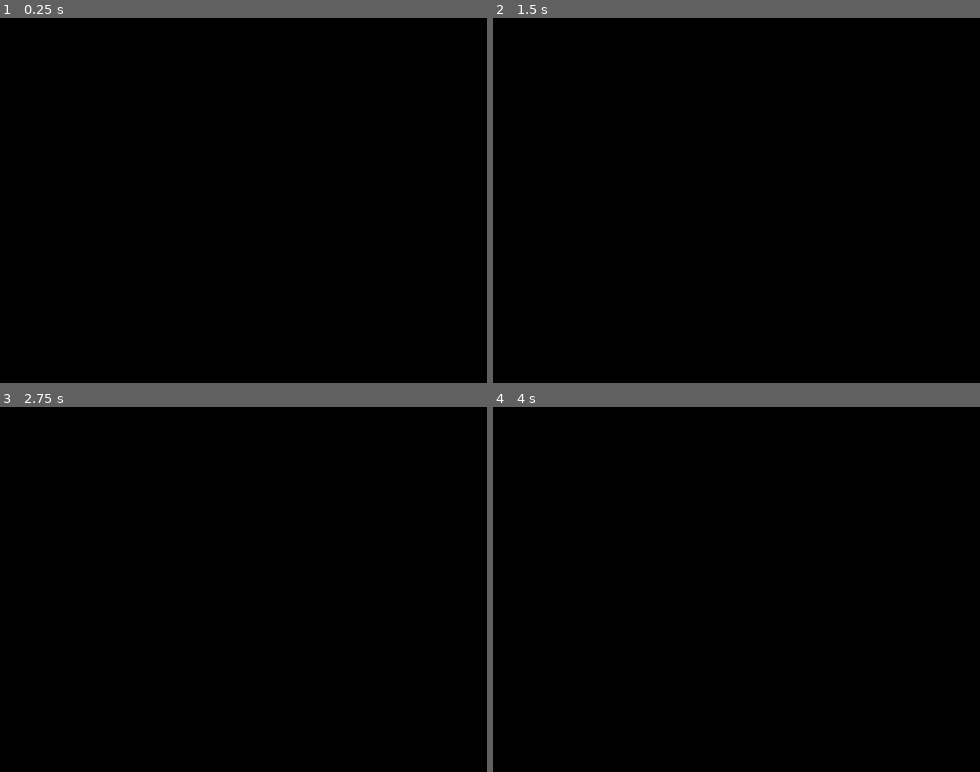
Above: before the commit, frames 1-4 (two rows, left to right).
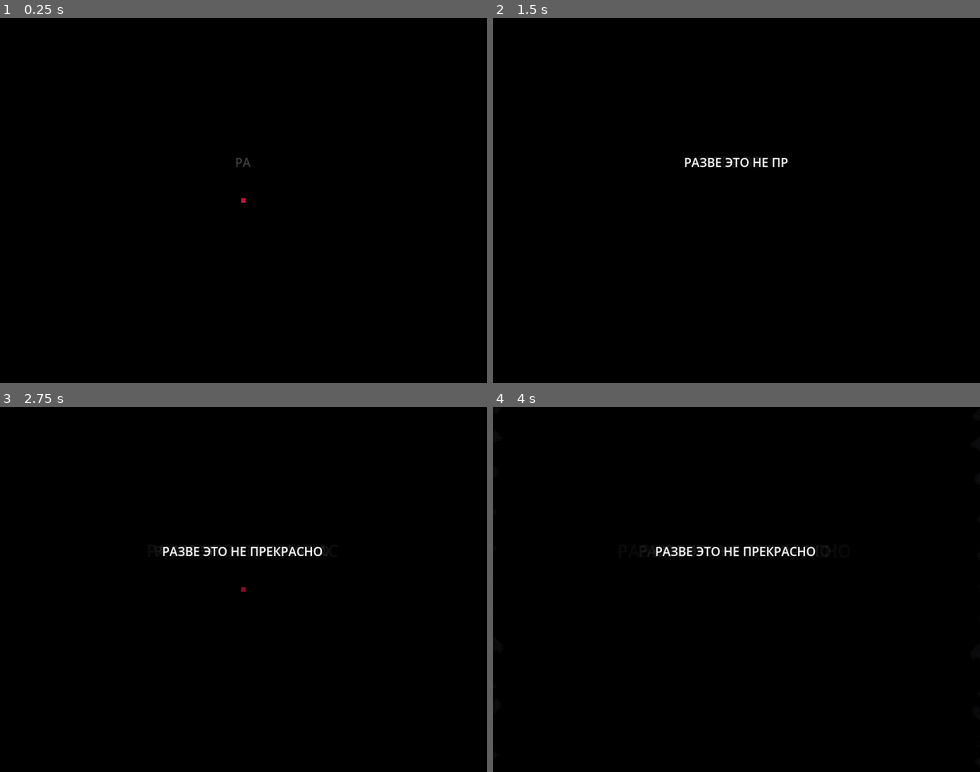
Above: after the commit, the same moments.

Repository: KaratiNOZ/GODOT-Prikol
Game: Godot game, scene res://scenes/demo/start.tscn
Same seed, same stepped clock (60 frames per second), same inputs: the game is played once before the commit and once after it. This scene is started directly instead of the project's main scene.
Inputs (mouse positions are in pixels of both pictures, inside the frame that each line leads up to):
- Up to frame 1 (0.25 s): no input
- Up to frame 2 (1.5 s): tap Enter at 0.5 s; move the mouse to (843, 182) at 0.52 s; hold Right (ui_right) 0.53-1.28 s; hold A (A, bound only after the commit) 0.53-1.28 s; click (843, 182) at 0.67 s; tap Space at 0.77 s; tap D (D, bound only after the commit) at 0.8, 1.35 s; move the mouse to (639, 218) at 1.27 s; hold Down (ui_down) from 1.28 s (still down)
- Up to frame 3 (2.75 s): tap Space at 1.52 s; tap F (F, bound only after the commit) at 1.55 s; move the mouse to (292, 509) at 2.02 s; release Down (ui_down) at 2.03 s; hold Right (ui_right) from 2.03 s (still down); hold F (F, bound only after the commit) from 2.03 s (still down); tap S (S, bound only after the commit) at 2.3 s
- Up to frame 4 (4 s): tap Space at 2.75, 3.02, 3.77 s; move the mouse to (712, 662) at 2.77 s; release Right (ui_right) at 2.78 s; release F (F, bound only after the commit) at 2.78 s; hold Up (ui_up) 2.78-3.53 s; tap S (S, bound only after the commit) at 2.85 s; click (712, 662) at 2.92 s; tap W (W, bound only after the commit) at 3.05 s; move the mouse to (882, 644) at 3.52 s; hold Left (ui_left) from 3.53 s (still down); hold W (W, bound only after the commit) from 3.53 s (still down); tap Z (Z, bound only after the commit) at 3.8 s

The runs differ from the first frame. In frame 1, less than 0.1% of the frame differs, in the area x 48-52%, y 38-51%; in frame 2, 0.3%; in frame 3, 0.5%, in the area x 32-68%, y 38-51%; in frame 4, 0.5%.

Commit message:
Ещё чуть чуть для старта демо

Diff:
--- a/project.godot
+++ b/project.godot
@@ -31,6 +31,59 @@
 window/size/extend_to_title=true
 window/stretch/mode="viewport"
 
+[input]
+
+arrow_left={
+"deadzone": 0.2,
+"events": [Object(InputEventKey,"resource_local_to_scene":false,"resource_name":"","device":-1,"window_id":0,"alt_pressed":false,"shift_pressed":false,"ctrl_pressed":false,"meta_pressed":false,"pressed":false,"keycode":0,"physical_keycode":4194319,"key_label":0,"unicode":0,"location":0,"echo":false,"script":null)
+]
+}
+arrow_right={
+"deadzone": 0.2,
+"events": [Object(InputEventKey,"resource_local_to_scene":false,"resource_name":"","device":-1,"window_id":0,"alt_pressed":false,"shift_pressed":false,"ctrl_pressed":false,"meta_pressed":false,"pressed":false,"keycode":0,"physical_keycode":4194321,"key_label":0,"unicode":0,"location":0,"echo":false,"script":null)
+]
+}
+arrow_up={
+"deadzone": 0.2,
+"events": [Object(InputEventKey,"resource_local_to_scene":false,"resource_name":"","device":-1,"window_id":0,"alt_pressed":false,"shift_pressed":false,"ctrl_pressed":false,"meta_pressed":false,"pressed":false,"keycode":0,"physical_keycode":4194320,"key_label":0,"unicode":0,"location":0,"echo":false,"script":null)
+]
+}
+arrow_down={
+"deadzone": 0.2,
+"events": [Object(InputEventKey,"resource_local_to_scene":false,"resource_name":"","device":-1,"window_id":0,"alt_pressed":false,"shift_pressed":false,"ctrl_pressed":false,"meta_pressed":false,"pressed":false,"keycode":0,"physical_keycode":4194322,"key_label":0,"unicode":0,"location":0,"echo":false,"script":null)
+]
+}
+Z={
+"deadzone": 0.2,
+"events": [Object(InputEventKey,"resource_local_to_scene":false,"resource_name":"","device":-1,"window_id":0,"alt_pressed":false,"shift_pressed":false,"ctrl_pressed":false,"meta_pressed":false,"pressed":false,"keycode":0,"physical_keycode":90,"key_label":0,"unicode":122,"location":0,"echo":false,"script":null)
+]
+}
+W={
+"deadzone": 0.2,
+"events": [Object(InputEventKey,"resource_local_to_scene":false,"resource_name":"","device":-1,"window_id":0,"alt_pressed":false,"shift_pressed":false,"ctrl_pressed":false,"meta_pressed":false,"pressed":false,"keycode":0,"physical_keycode":87,"key_label":0,"unicode":119,"location":0,"echo":false,"script":null)
+]
+}
+A={
+"deadzone": 0.2,
+"events": [Object(InputEventKey,"resource_local_to_scene":false,"resource_name":"","device":-1,"window_id":0,"alt_pressed":false,"shift_pressed":false,"ctrl_pressed":false,"meta_pressed":false,"pressed":false,"keycode":0,"physical_keycode":65,"key_label":0,"unicode":97,"location":0,"echo":false,"script":null)
+]
+}
+D={
+"deadzone": 0.2,
+"events": [Object(InputEventKey,"resource_local_to_scene":false,"resource_name":"","device":-1,"window_id":0,"alt_pressed":false,"shift_pressed":false,"ctrl_pressed":false,"meta_pressed":false,"pressed":false,"keycode":0,"physical_keycode":68,"key_label":0,"unicode":100,"location":0,"echo":false,"script":null)
+]
+}
+S={
+"deadzone": 0.2,
+"events": [Object(InputEventKey,"resource_local_to_scene":false,"resource_name":"","device":-1,"window_id":0,"alt_pressed":false,"shift_pressed":false,"ctrl_pressed":false,"meta_pressed":false,"pressed":false,"keycode":0,"physical_keycode":83,"key_label":0,"unicode":115,"location":0,"echo":false,"script":null)
+]
+}
+F={
+"deadzone": 0.2,
+"events": [Object(InputEventKey,"resource_local_to_scene":false,"resource_name":"","device":-1,"window_id":0,"alt_pressed":false,"shift_pressed":false,"ctrl_pressed":false,"meta_pressed":false,"pressed":false,"keycode":0,"physical_keycode":70,"key_label":0,"unicode":102,"location":0,"echo":false,"script":null)
+]
+}
+
 [layer_names]
 
 2d_physics/layer_6="Dialog"
--- a/scenes/demo/start.tscn
+++ b/scenes/demo/start.tscn
@@ -1,7 +1,9 @@
-[gd_scene load_steps=4 format=3 uid="uid://co2k84mfp75iq"]
+[gd_scene load_steps=6 format=3 uid="uid://co2k84mfp75iq"]
 
 [ext_resource type="Texture2D" uid="uid://duyobmnodmfqd" path="res://new_assets/heart.png" id="1_57fqn"]
 [ext_resource type="Script" uid="uid://cblttgxky8vu6" path="res://scenes/demo/start_manager.gd" id="2_4km6k"]
+[ext_resource type="Texture2D" uid="uid://45p880ke7ab6" path="res://new_assets/start_border.png" id="3_na6tt"]
+[ext_resource type="Texture2D" uid="uid://dkwux3ids1w6v" path="res://new_assets/inevitability.png" id="4_s6uip"]
 
 [sub_resource type="LabelSettings" id="LabelSettings_4km6k"]
 
@@ -62,7 +64,7 @@
 offset_bottom = 11.5
 grow_horizontal = 2
 grow_vertical = 2
-text = "Да"
+text = "ДА"
 label_settings = SubResource("LabelSettings_4km6k")
 horizontal_alignment = 1
 visible_characters = 0
@@ -84,7 +86,18 @@
 offset_bottom = 11.5
 grow_horizontal = 2
 grow_vertical = 2
-text = "Нет"
+text = "НЕТ"
 horizontal_alignment = 1
 visible_characters = 0
 visible_ratio = 0.0
+
+[node name="mind_wall" type="Sprite2D" parent="."]
+self_modulate = Color(1, 1, 1, 0.0980392)
+position = Vector2(-77, 240)
+texture = ExtResource("3_na6tt")
+
+[node name="inevitability" type="Sprite2D" parent="."]
+self_modulate = Color(1, 1, 1, 0)
+position = Vector2(320, 240)
+scale = Vector2(0.216667, 0.216667)
+texture = ExtResource("4_s6uip")
--- a/scenes/demo/start_manager.gd
+++ b/scenes/demo/start_manager.gd
@@ -5,6 +5,8 @@
 # ============================================================================
 var heart: Sprite2D          # Спрайт сердца
 var label: Label             # Основной текст
+var mind_wall: Sprite2D      # Спрайт стены
+var inevitability: Sprite2D
 var name_label: Label        # Поле для ввода имени
 var accept: Label            # Кнопка "Да"
 var refuse: Label            # Кнопка "Нет"
@@ -12,13 +14,17 @@
 # ============================================================================
 # СОСТОЯНИЯ И ПЕРЕМЕННЫЕ
 # ============================================================================
-var current_text: int = 8           # Текущий индекс текста в последовательности
+var current_text: int = 0           # Текущий индекс текста в последовательности
 var my_choice: int = -1             # Выбор игрока (-1 = нет выбора, 0 = да, 1 = нет)
+var fade_alpha: float = 1.0
+var arr_wall_clones: Array = []
 var my_name: String = ""            # Имя игрока
 
 # Флаги состояния
 var is_inputting: bool = false      # Режим ввода имени
 var is_choicing: bool = false       # Режим выбора (да/нет)
+var is_beating: bool = true
+var is_scattering: bool = false
 
 # ============================================================================
 # ТВИНЫ (АНИМАЦИИ)
@@ -37,16 +43,20 @@
 # Словарь запрещённых имён с ответами
 const BAD_WORDS: Dictionary = {
 	"пидор": "Вот оно чё михалыч",
-	"гей": "Мне кажется не стоит",
-	"хуесос": "Я бы не стал себя так называть",
-	"ниггер": "Боюсь ты ошибся на одну букву",
 	"гитлер": "Ты сам знаешь кто-он...",
-	"сука": "Ну можно и по-культурнее что-то",
-	"тварь": "Как будто слишком низкая самооценка",
-	"мразь": "Такое себе имя",
 	"враг": "...",
 	"гандопляс": "Тотемович, ну кто-ж знал что у них на вард на хэгэ",
+	"свиньяиванов": "неадекват свинья"
 }
+
+# Массив с его именем
+const GBUTEC: Array = [
+	"pigeousguy",
+	"piguy",
+	"пигеусгай",
+	"пигеус",
+	"пигай",
+]
 
 # Цвета
 const COLOR_RED: Color = Color("#cb1846")
@@ -62,10 +72,13 @@
 	# Если все узлы найдены, запускаем последовательность
 	if heart and label:
 		heart.modulate.a = 0.0  # Делаем сердце прозрачным
-		await get_tree().create_timer(4.0).timeout
+		#await get_tree().create_timer(4.0).timeout
 		heart_beat(current_text)  # Запускаем биение сердца
-		await get_tree().create_timer(4.0).timeout
+		#await get_tree().create_timer(4.0).timeout
 		next_text(current_text)   # Запускаем показ текста
+		#await get_tree().create_timer(8.0).timeout
+		start_text_scatter()
+		mind_wall_anim() # Запускаем анимацию с боков
 
 # Инициализация ссылок на узлы сцены
 func _initialize_nodes() -> void:
@@ -75,6 +88,8 @@
 	name_label = label.get_parent().get_node("name_label")
 	accept = parent.get_node("y/accept")
 	refuse = parent.get_node("n/refuse")
+	mind_wall = parent.get_node("mind_wall")
+	inevitability = parent.get_node("inevitability")
 
 # ============================================================================
 # ОБРАБОТКА ВВОДА
@@ -102,7 +117,14 @@
 			# Удаляем последний символ
 			if name_label.text.length() > 0:
 				name_label.text = name_label.text.substr(0, name_label.text.length() - 1)
-
+				"""
+				for wall_clone in arr_wall_clones:
+							if is_instance_valid(wall_clone):
+								var flash_tween = create_tween()
+								var current_alpha = wall_clone.self_modulate.a
+								flash_tween.parallel().tween_property(wall_clone, "self_modulate:a", 0.1, 0.1)
+								await get_tree().create_timer(0.009).timeout
+				"""
 		KEY_ENTER:
 			# Завершаем ввод
 			if name_label.text.length() > 0:
@@ -111,11 +133,13 @@
 				# Проверяем на запрещённые слова
 				if input_lower in BAD_WORDS:
 					label.text = BAD_WORDS[input_lower]
-				elif input_lower ==  "pigeousguy":
-					OS.alert("Думаю, тебе и мне стоит о нём забыть", "1746")
+				elif input_lower in GBUTEC:
+					OS.alert("11010000 10011111 11010000 10111110 100000 11010000 10110101 11010000 10110011 11010000 10111110 100000 11010001 10000010 11010000 10110010 11010000 10111110 11010001 10000000 11010000 10110101 11010000 10111101 11010000 10111000 11010001 10001110 100000 11010000 10110101 11010001 10000001 11010001 10000010 11010001 10001100 100000 11010000 10111111 11010000 10111110 11010000 10110010 11010000 10110101 11010001 10000000 11010000 10111000 11010000 10110101 100000 11010000 10111111 11010001 10000000 11010000 10111110 100000 11010000 10111100 11010000 10110101 11010001 10000001 11010001 10000010 11010000 10111110 101100 100000 11010000 10110011 11010000 10110100 11010000 10110101 100000 11010001 10000001 11010001 10000010 11010001 10000000 11010000 10110000 11010000 10110100 11010000 10110000 11010001 10001110 11010001 10000010", "0x001746")
+					OS.alert("11010000 10011111 11010001 10000000 11010000 10111110 11010000 10110001 11010001 10001100 11010001 10010001 11010001 10000010 100000 11010001 10000111 11010000 10110000 11010001 10000001 101100 100000 11010000 10111100 11010001 10001011 100000 11010000 10110010 11010001 10000001 11010000 10110101 100000 11010001 10000010 11010000 10110000 11010000 10111100 100000 11010000 10110001 11010001 10000011 11010000 10110100 11010000 10110101 11010000 10111100","0x001746")
 					get_tree().quit(1746)
 				else:
 					is_inputting = false
+					my_name = name_label.text
 
 		KEY_SPACE:
 			# Пробелы не добавляем
@@ -123,11 +147,18 @@
 
 		_:
 			# Добавляем символ если он допустимый
-			if event.unicode != 0:
+			if event.unicode != 0 and name_label.text.length() < 20:
 				var character: String = char(event.unicode)
 				if character in ALLOWED_CHARS:
 					name_label.text += character
-
+					"""
+					for wall_clone in arr_wall_clones:
+						if is_instance_valid(wall_clone):
+							var flash_tween = create_tween()
+							var current_alpha = wall_clone.self_modulate.a
+							flash_tween.parallel().tween_property(wall_clone, "self_modulate:a", 0.1, 0.1)
+							await get_tree().create_timer(0.009).timeout
+					"""
 # Обработка выбора (да/нет)
 func _handle_choice_input(event: InputEvent) -> void:
 	if not (event is InputEventKey and event.is_pressed()):
@@ -152,7 +183,7 @@
 func _confirm_choice() -> void:
 	if my_choice == 0:
 		# Выбрано "Да" - продолжаем игру
-		pass
+		await input_confirmed()
 	elif my_choice == 1:
 		# Выбрано "Нет" - возвращаемся к вводу имени
 		await _restart_name_input()
@@ -194,28 +225,176 @@
 func heart_beat(text_index: int) -> void:
 	# Длительности биения для каждого этапа
 	const DURATIONS: Array[float] = [0.95, 0.90, 0.85, 0.75, 0.65, 0.55, 0.45, 0.35]
+	const FADE_STEP: float = 0.1  # Шаг затухания
 
 	# Получаем длительность для текущего индекса
 	var duration: float = DURATIONS[text_index] if text_index < DURATIONS.size() else 0.30
 
-	# Создаём анимацию биения
-	tween_heart = create_tween()
-	tween_heart.tween_property(heart, "modulate:a", 1.0, duration)       # Появление
-	tween_heart.tween_property(heart, "modulate:a", 0.0, duration + 0.3) # Исчезновение
-	tween_heart.tween_interval(0.5)                                       # Пауза
-
-	await tween_heart.finished
+	if is_beating:
+		# Сбрасываем затухание при активном биении
+		fade_alpha = 1.0
+
+		# Создаём анимацию биения
+		tween_heart = create_tween()
+		tween_heart.tween_property(heart, "modulate:a", 1.0, 0.15)       # Появление
+		tween_heart.tween_property(heart, "modulate:a", 0.0, duration + 0.15) # Исчезновение
+		tween_heart.tween_interval(duration)                                       # Пауза
+
+		await tween_heart.finished
+	else:
+		# Уменьшаем максимальную прозрачность с каждой итерацией
+		fade_alpha = max(0.0, fade_alpha - FADE_STEP)
+
+		# Создаём анимацию биения с затуханием
+		tween_heart = create_tween()
+		tween_heart.tween_property(heart, "modulate:a", fade_alpha, duration)       # Появление до fade_alpha
+		tween_heart.tween_property(heart, "modulate:a", 0.0, duration + 0.3)        # Исчезновение
+		tween_heart.tween_interval(duration)                                              # Пауза
+
+		await tween_heart.finished
 
 	# Рекурсивный вызов для следующего биения
 	heart_beat(current_text)
 
+func mind_wall_anim() -> void:
+	if is_scattering == false:
+		return
+	var parent: Node2D = get_parent()
+
+	var wall_clone_left = mind_wall.duplicate(15)
+	parent.add_child(wall_clone_left)
+	wall_clone_left.flip_v = bool(randi() % 2)
+	wall_clone_left.self_modulate.a = 0.09
+
+	var wall_clone_right = mind_wall.duplicate(15)
+	parent.add_child(wall_clone_right)
+	wall_clone_right.flip_v = bool(randi() % 2)
+	wall_clone_right.self_modulate.a = 0.09
+	wall_clone_right.flip_h = true
+
+	"""
+	var inevitability_clone = inevitability.duplicate(15)
+	inevitability_clone.self_modulate.a = 0.02
+	parent.add_child(inevitability_clone)
+	"""
+	arr_wall_clones.append(wall_clone_left)
+	arr_wall_clones.append(wall_clone_right)
+
+	var wall_width = mind_wall.texture.get_width()
+
+	# Симметричные начальные позиции
+	wall_clone_left.position.x = 0 - wall_width
+	wall_clone_right.position.x = 640 + wall_width
+
+	var clone_tween = create_tween()
+	var start_y = wall_clone_left.position.y
+	var amplitude = 10.0  # Высота волны
+	var frequency = 2.0   # Частота колебаний
+
+	clone_tween.set_parallel(true)
+
+	"""
+	clone_tween.tween_property(inevitability_clone, "scale:x", 1.0, 7.0)
+	clone_tween.tween_property(inevitability_clone, "scale:y", 1.0, 7.0)
+	clone_tween.tween_property(inevitability_clone, "rotation_degrees", 360, 20.0)
+	clone_tween.tween_property(inevitability_clone, "self_modulate:a", 0.0, 15.0)
+	"""
+
+	clone_tween.tween_property(wall_clone_left, "position:x", wall_width, 9.0)
+	clone_tween.tween_method(func(progress):
+		var y_offset = sin(progress * frequency * TAU) * amplitude
+		wall_clone_left.position.y = start_y + y_offset
+	, 0.0, 1.0, 9.0)
+	clone_tween.tween_property(wall_clone_right, "position:x", 640 - wall_width, 9.0)
+
+	clone_tween.tween_property(wall_clone_left, "self_modulate:a", 0.0, 12.0)
+	clone_tween.tween_property(wall_clone_right, "self_modulate:a", 0.0, 12.0)
+
+	await get_tree().create_timer(1.0).timeout
+	mind_wall_anim()
+
+	await clone_tween.finished
+
+	arr_wall_clones.erase(wall_clone_left)
+	arr_wall_clones.erase(wall_clone_right)
+	"""
+	inevitability_clone.queue_free()
+	"""
+	wall_clone_left.queue_free()
+	wall_clone_right.queue_free()
+
+# Функция для запуска эффекта разлетания
+func start_text_scatter() -> void:
+	is_scattering = true
+	text_scatter_loop()
+
+# Функция для остановки эффекта
+func stop_text_scatter() -> void:
+	is_scattering = false
+
+# Основной цикл создания разлетающихся клонов
+func text_scatter_loop() -> void:
+	while is_scattering:
+		create_scatter_clone()
+		await get_tree().create_timer(0.5).timeout
+
+# Создание одного клона с анимацией разлетания
+func create_scatter_clone() -> void:
+	# Создаём клон label
+	var label_clone: Label = label.duplicate(15)
+	label.get_parent().add_child(label_clone)
+
+	# Копируем текущие параметры
+	label_clone.text = label.text
+	label_clone.self_modulate.a = label.self_modulate.a - 0.9
+
+	var accept_clone: Label = accept.duplicate(15)
+	accept.get_parent().add_child(accept_clone)
+
+	# Копируем текущие параметры
+	accept_clone.text = accept.text
+	accept_clone.self_modulate.a = accept.self_modulate.a - 0.8
+
+	var refuse_clone: Label = refuse.duplicate(15)
+	refuse.get_parent().add_child(refuse_clone)
+
+	# Копируем текущие параметры
+	refuse_clone.text = refuse.text
+	refuse_clone.self_modulate.a = refuse.self_modulate.a - 0.8
+
+	var clone_tween = create_tween()
+
+	clone_tween.set_parallel(true)
+	clone_tween.tween_property(label_clone, "scale:x", 2.0, 2.0)
+	clone_tween.tween_property(label_clone, "scale:y", 2.0, 2.0)
+	clone_tween.tween_property(label_clone, "position", label_clone.position - (label_clone.size / 2.0), 2.0)
+	clone_tween.tween_property(label_clone, "self_modulate:a", 0.0, 1.5)
+
+	clone_tween.tween_property(accept_clone, "scale:x", 2.0, 2.0)
+	clone_tween.tween_property(accept_clone, "scale:y", 2.0, 2.0)
+	clone_tween.tween_property(accept_clone, "position", accept_clone.position - (accept_clone.size / 2.0), 2.0)
+	clone_tween.tween_property(accept_clone, "self_modulate:a", 0.0, 1.5)
+
+	clone_tween.tween_property(refuse_clone, "scale:x", 2.0, 2.0)
+	clone_tween.tween_property(refuse_clone, "scale:y", 2.0, 2.0)
+	clone_tween.tween_property(refuse_clone, "position", refuse_clone.position - (refuse_clone.size / 2.0), 2.0)
+	clone_tween.tween_property(refuse_clone, "self_modulate:a", 0.0, 1.5)
+	await clone_tween.finished
+
+	label_clone.queue_free()
+
 # ============================================================================
 # ПОСЛЕДОВАТЕЛЬНОСТЬ ТЕКСТОВ
 # ============================================================================
 func next_text(text_index: int) -> void:
 	# Если все тексты показаны, переходим к вводу имени
-	if current_text > 7:
+	if current_text == 8:
 		name_input()
+		return
+	if current_text == 12:
+		is_beating = false
+		stop_text_scatter()
+
 		return
 
 	# Получаем текст для текущего индекса
@@ -249,13 +428,16 @@
 	match text_index:
 		0: return "РАЗВЕ ЭТО НЕ ПРЕКРАСНО"
 		1: return "ВИДЕТЬ ЭТО ?"
-		2: return "БИЕНИЕ"
-		3: return "ДЫХАНИЕ"
+		2: return "ЧУДО"
+		3: return "МГНОВЕНИЕ"
 		4: return "МЫСЛЬ"
 		5: return "ТЕПЕРЬ МЫ СВЯЗАНЫ"
 		6: return "НО КТО Я ?"
 		7: return "КЕМ Я БУДУ ?"
-		_: return "Я ЕСТЬ"
+		9: return "ХОРОШО"
+		10: return "ТЕПЕРЬ Я"
+		11: return my_name.to_upper()
+		_: return "ЭТОТ МОЁ"
 
 # ============================================================================
 # ВВОД ИМЕНИ
@@ -369,3 +551,24 @@
 
 	# Запускаем повторный цикл ввода
 	await _input_loop()
+
+# Ввод имени подтверждён
+func input_confirmed() -> void:
+	# Останавливаем режим выбора
+	is_choicing = false
+	my_choice = -1
+
+	# Плавно убираем все элементы
+	var fade_out: Tween = create_tween()
+	fade_out.parallel().tween_property(label, "modulate:a", 0.0, 2.0)
+	fade_out.parallel().tween_property(accept, "modulate:a", 0.0, 2.0)
+	fade_out.parallel().tween_property(refuse, "modulate:a", 0.0, 2.0)
+	fade_out.parallel().tween_property(name_label, "modulate:a", 0.0, 2.0)
+	await fade_out.finished
+
+	# Сбрасываем состояния
+	label.visible_ratio = 0.0
+	label.position.y = -11.5
+
+	current_text = 9
+	next_text(current_text)
--- a/scenes/test_enemy.gd
+++ b/scenes/test_enemy.gd
@@ -2,7 +2,7 @@
 
 # --- ПЕРЕМЕННЫЕ ВРАГА --- #
 var ENEMY = self                              # Ссылка на самого себя
-var ENEMY_HP: int = 500                      # Здоровье врага
+var ENEMY_HP: int = 2400                      # Здоровье врага
 var ENEMY_WALK_SPEED: int = 110               # Скорость передвижения врага
 
 var IS_CHASING: bool = false                  # Преследует ли враг игрока
Binary file added: new_assets/inevitability.png
Not shown, added: new_assets/inevitability.png.import
Binary file added: new_assets/start_border.png
Not shown, added: new_assets/start_border.png.import
